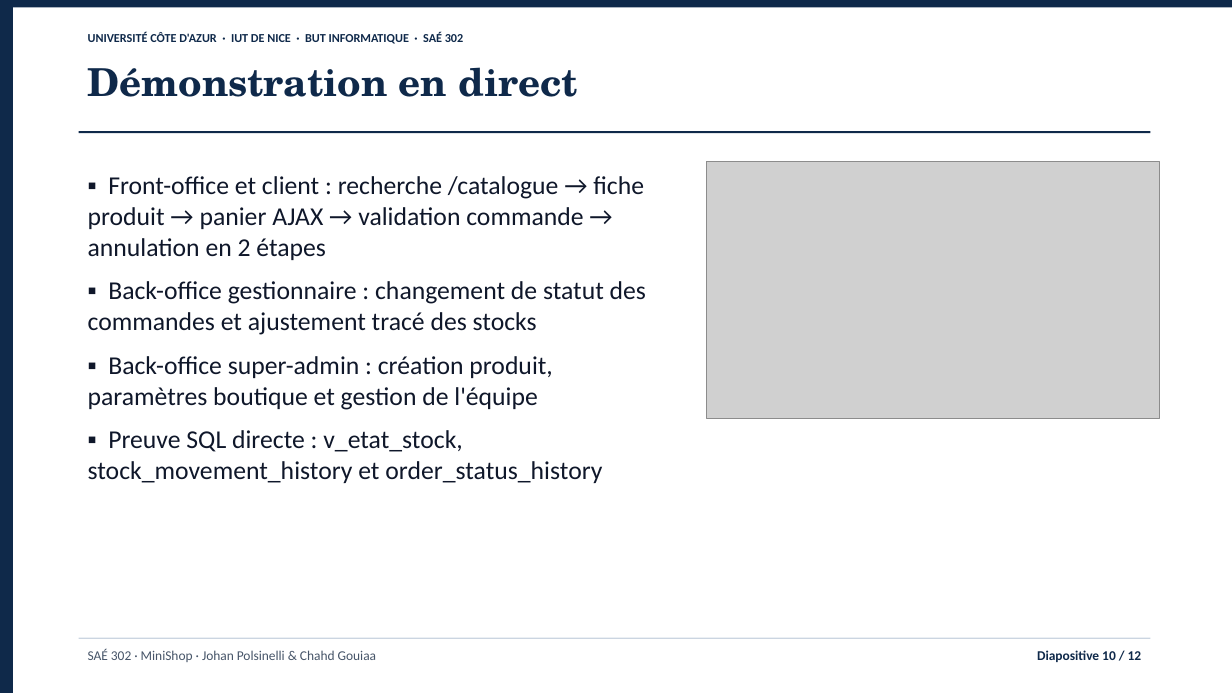
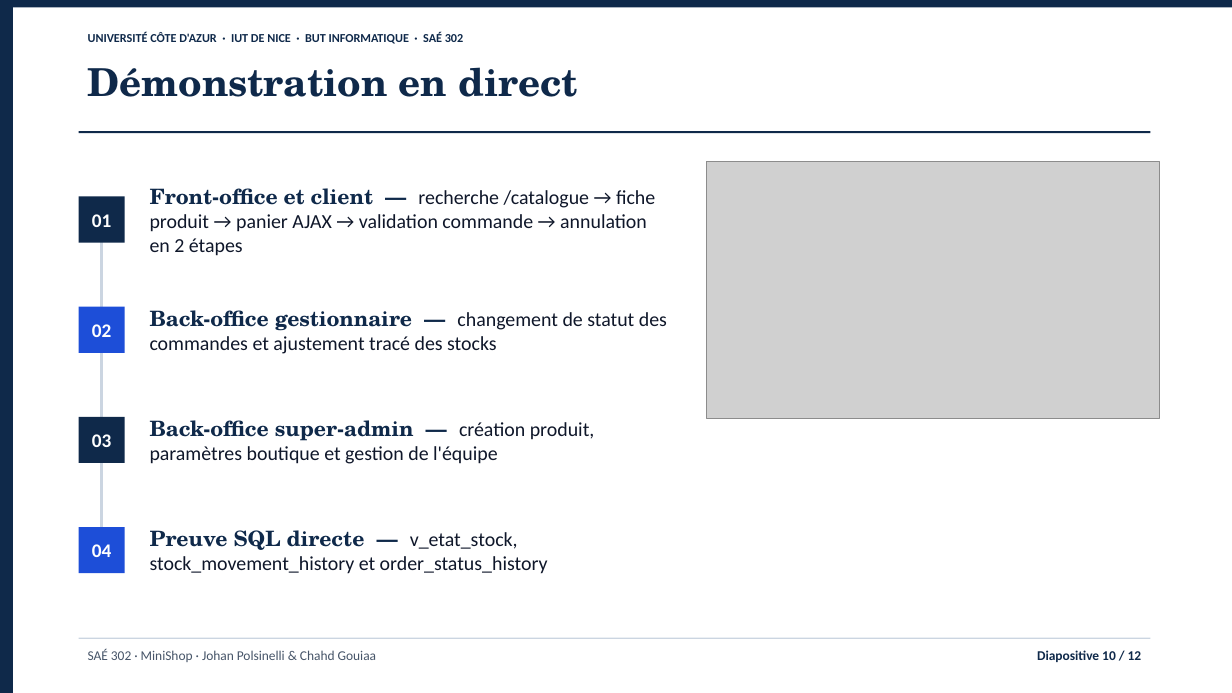
Before and after one commit to jojo8356/SAE-302, a slide deck: slide 10 of livrables/minishop-soutenance.pptx. Drawn at 1232x693 pixels with LibreOffice and Linux fonts; fonts in the diff are those of the drawing; grey boxes stand for pictures. Boxes give left, top, right and bottom in pixels: in the first picture for what was removed or moved away, otherwise in the second. Text is boxed around its words. In the diff, an @@ line names an element or a change of style, - is before the commit and + after.

```diff
--- a/livrables/minishop-soutenance.pptx
+++ b/livrables/minishop-soutenance.pptx
@@ text removed at bbox=[88, 176, 646, 483] @@
-▪ Front-office et client : recherche /catalogue → fiche produit → panier AJAX → validation commande → annulation en 2 étapes
-▪ Back-office gestionnaire : changement de statut des commandes et ajustement tracé des stocks
-▪ Back-office super-admin : création produit, paramètres boutique et gestion de l'équipe
-▪ Preuve SQL directe : v_etat_stock, stock_movement_history et order_status_history
@@ rectangle added at bbox=[79, 197, 125, 243], fill #0F294A, 15 pt, text #FFFFFF, bold @@
+01
@@ text added at bbox=[150, 188, 655, 256], 15.5 pt, text #0F172A @@
+Front-office et client — recherche /catalogue → fiche produit → panier AJAX → validation commande → annulation en 2 étapes
@@ rectangle added at bbox=[100, 220, 103, 551], fill #CBD5E1 @@
@@ rectangle added at bbox=[79, 307, 125, 353], fill #1D4ED8, 15 pt, text #FFFFFF, bold @@
+02
@@ text added at bbox=[150, 310, 667, 354], 15.5 pt, text #0F172A @@
+Back-office gestionnaire — changement de statut des commandes et ajustement tracé des stocks
@@ rectangle added at bbox=[79, 417, 125, 463], fill #0F294A, 15 pt, text #FFFFFF, bold @@
+03
@@ text added at bbox=[150, 420, 595, 464], 15.5 pt, text #0F172A @@
+Back-office super-admin — création produit, paramètres boutique et gestion de l'équipe
@@ rectangle added at bbox=[79, 527, 125, 573], fill #1D4ED8, 15 pt, text #FFFFFF, bold @@
+04
@@ text added at bbox=[150, 530, 548, 574], 15.5 pt, text #0F172A @@
+Preuve SQL directe — v_etat_stock, stock_movement_history et order_status_history
```
Also in this commit, not shown: 7 other slides changed, 7 other files.
